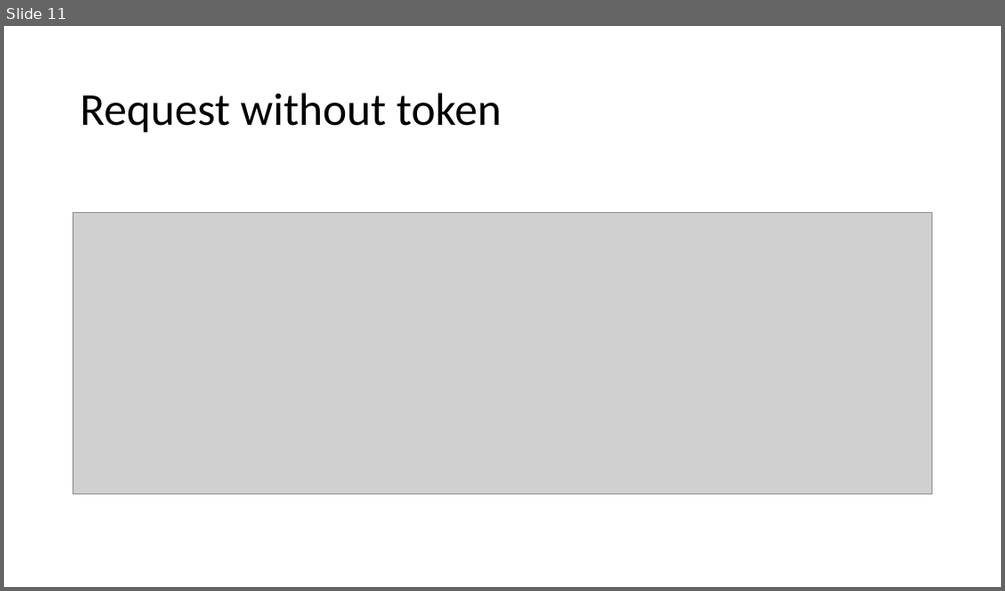
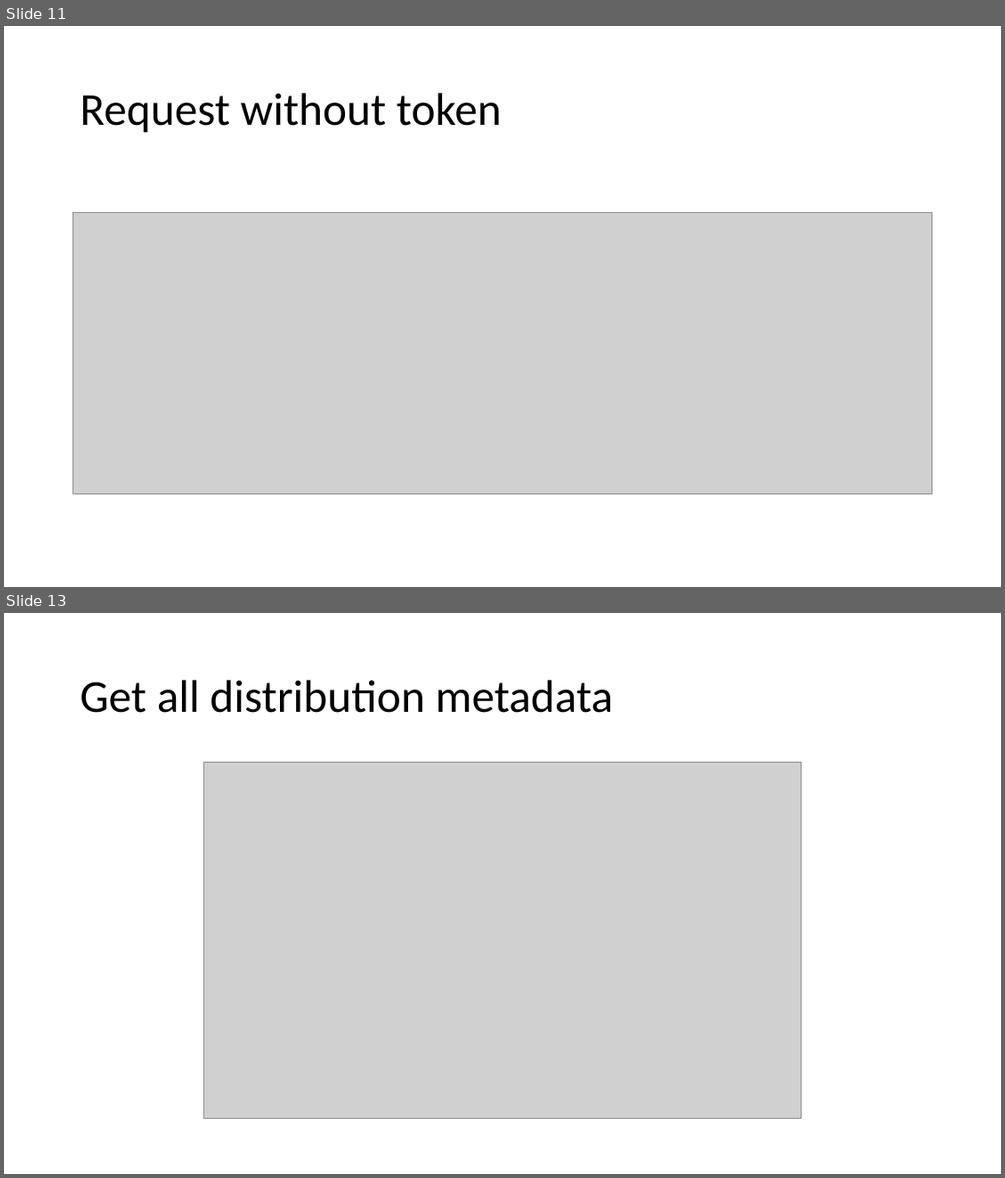
Before and after one commit to Lejuan60606/PlayGoodSolution, a slide deck: Presentation1.pptx. Shown one above the other, each under a label of ours: slide 11 before the commit, slides 11 and 13 after it; the slides between them are not shown. The pictures are 1005x591 and 1005x1178 pixels, drawn with LibreOffice and Linux fonts; fonts in the diff are those of the drawing; grey boxes stand for pictures. Boxes give left, top, right and bottom in pixels: in the first picture for what was removed or moved away, otherwise in the second. Text is boxed around its words. In the diff, an @@ line names an element or a change of style, - is before the commit and + after.

Commit message:
tested briefing and distribution api and updated ppt

```diff
--- a/Presentation1.pptx
+++ b/Presentation1.pptx
@@ slide 13 added at box(4, 613, 1001, 1174), background #FFFFFF @@
@@ title added at box(80, 680, 614, 713), 44 pt, text #000000 @@
+Get all distribution metadata
@@ picture added at box(203, 763, 802, 1119) @@
```
Also in this commit, not shown: 1 slide changed, 1 other slide added.
